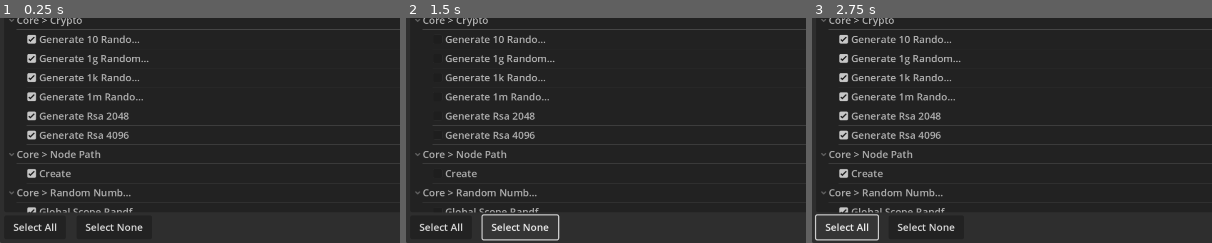
Above: before the commit, frames 1-3 (left to right).
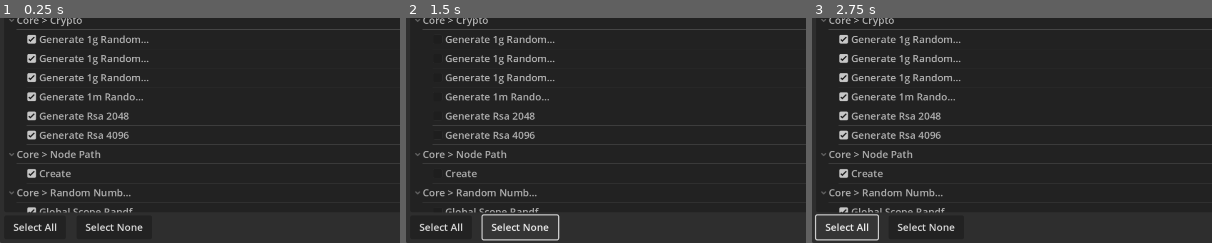
Above: after the commit, the same moments.

Repository: godotengine/godot-benchmarks
Game: Godot game, scene res://main.tscn
Same seed, same stepped clock (60 frames per second), same inputs: the game is played once before the commit and once after it.
Inputs:
- Up to frame 1 (0.25 s): no input
- Up to frame 2 (1.5 s): click "Select All" at 0.5 s; click "Select None" at 1.25 s
- Up to frame 3 (2.75 s): click "Select All" at 2 s
The pictures show only the part of the screen within x 0-50%, y 50-100%; the shares and areas given below are measured in that part.

The runs differ from the first frame. In frame 1, 0.2% of the frame differs, in the area x 23-38%, y 8-30%; in frame 2, 0.2%; in frame 3, 0.2%.

Commit message:
Fix Crypto benchmark taking too long

Diff:
--- a/benchmarks/core/crypto.gd
+++ b/benchmarks/core/crypto.gd
@@ -1,27 +1,31 @@
 extends Benchmark
 
-const ITERATIONS = 100_000
+const BYTES_SMALL = 100_000_000
+const BYTES = 1_000_000_000
 
 var crypto := Crypto.new()
 
-
-func benchmark_generate_10_random_bytes() -> void:
-	for i in ITERATIONS:
+func benchmark_generate_1m_random_bytes_10_at_a_time() -> void:
+	var iterations = BYTES_SMALL / 10
+	for i in iterations:
 		crypto.generate_random_bytes(10)
 
 
-func benchmark_generate_1k_random_bytes() -> void:
-	for i in ITERATIONS:
+func benchmark_generate_1g_random_bytes_1k_at_a_time() -> void:
+	var iterations = BYTES / 1000
+	for i in iterations:
 		crypto.generate_random_bytes(1000)
 
 
-func benchmark_generate_1m_random_bytes() -> void:
-	for i in ITERATIONS:
+func benchmark_generate_1g_random_bytes_1m_at_a_time() -> void:
+	var iterations = BYTES / 1_000_000
+	for i in iterations:
 		crypto.generate_random_bytes(1_000_000)
 
 
-func benchmark_generate_1g_random_bytes() -> void:
-	for i in ITERATIONS:
+func benchmark_generate_1g_random_bytes_at_once() -> void:
+	var iterations = BYTES / 1_000_000_000
+	for i in iterations:
 		crypto.generate_random_bytes(1_000_000_000)
 
 
